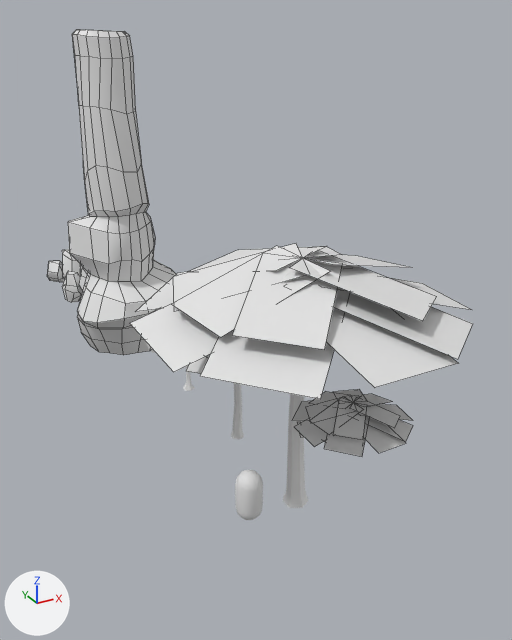
One commit to the Blender file Assets/Prefabs/Environment/Models/Blender~/plants.blend: the scene before it, then after it.
Camera for both pictures: a camera (50 mm lens) standing at (-12.0, -18.6, 17.2) and looking at (3.0, 8.5, 3.6). The lights are fixed; the arrows at lower left show +X, +Y and +Z. Mesh edges are drawn as thin lines on the coarser meshes.

In view in the first picture: 'Reference', 'TrashBal_BranchingTree', 'TrashBal_BranchingTree-foliage', 'TrashBal_Rock-big'.
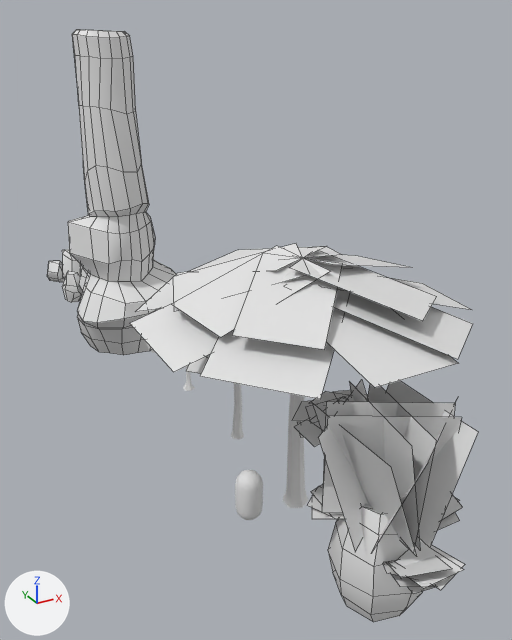
Commit message: added SpongeTree

What differs and where, as boxes (x1, y1, x2, y2) in the pictures (512 x 640 px):
'TrashBal_SpongeTree-foliage', added
    after: (308, 380, 478, 594)
'TrashBal_SpongeTree', added
    after: (328, 504, 422, 622)

Edits to the bpy script that builds the scene:
```text
Add me_plane:
    me_plane.from_pydata(...)  # 84 vertices, 21 faces; spans x -2.41..2.87, y -2.93..2.32, z 1.88..6.69
Add me_cylinder_009:
    me_cylinder_009.from_pydata(...)  # 56 vertices, 49 faces; spans x -1.54..1.58, y -1.6..1.55, z -0.37..3.77
    me_cylinder_009.polygons.foreach_set('use_smooth', [True] * 49)
Add ob_trashbal_spongetree_foliage:
    ob_trashbal_spongetree_foliage = bpy.data.objects.new('TrashBal_SpongeTree-foliage', me_plane)
    ob_trashbal_spongetree_foliage.location = (0.0, -5.0, 0.0)
Add ob_trashbal_spongetree:
    ob_trashbal_spongetree = bpy.data.objects.new('TrashBal_SpongeTree', me_cylinder_009)
    ob_trashbal_spongetree.location = (0.0, -5.0, 0.0)
```
